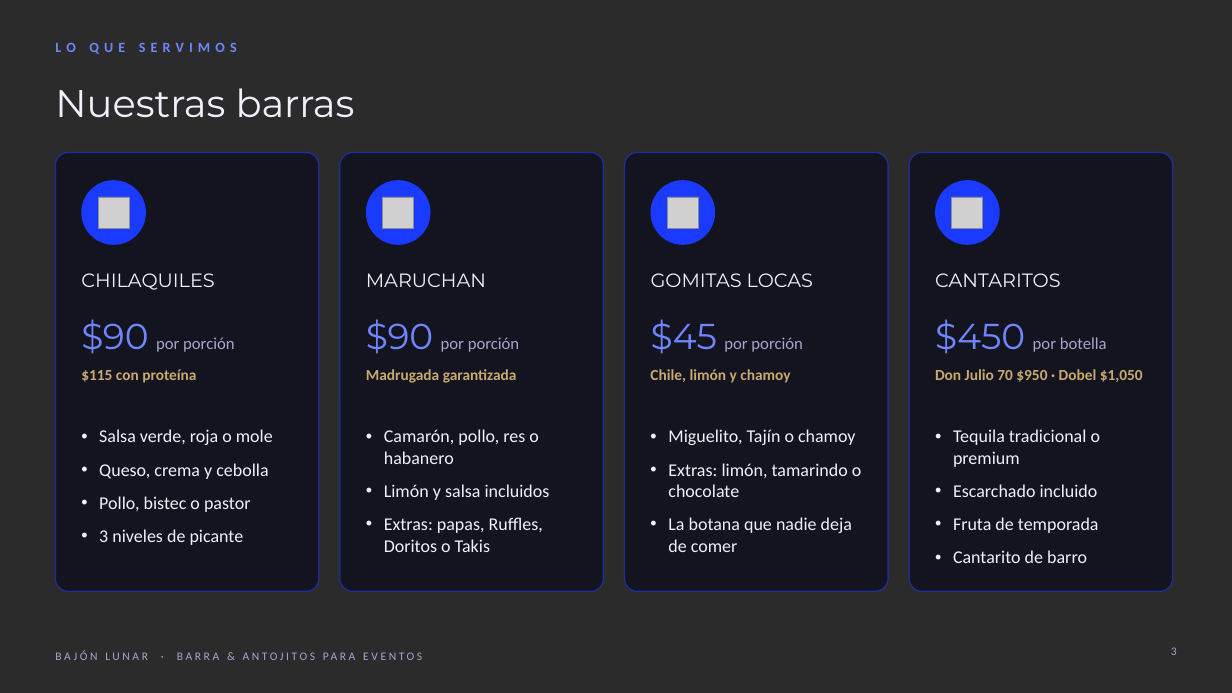
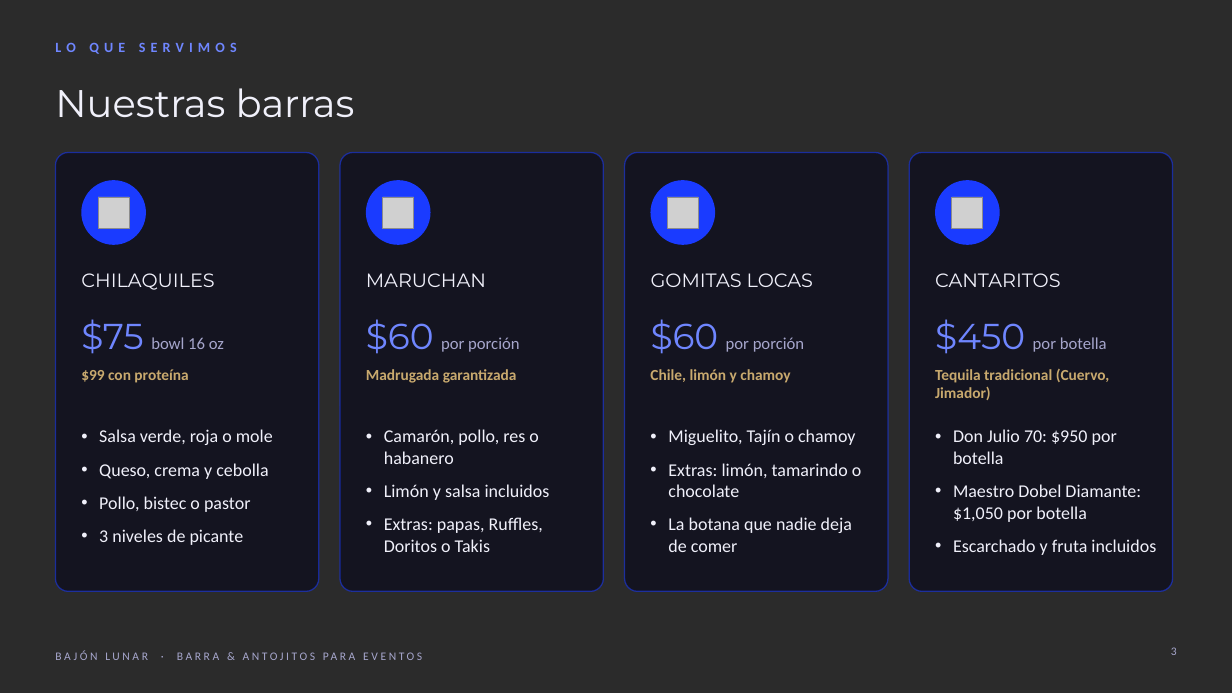
Before and after one commit to ingalejandrofh01-boop/Bajon-Lunar, a slide deck: slide 3 of bajon-lunar-presentacion.pptx. Drawn at 1232x693 pixels with LibreOffice and Linux fonts; fonts in the diff are those of the drawing; grey boxes stand for pictures; background and template pictures are left out; a plain dark background stands for a picture behind light text. Boxes give left, top, right and bottom in pixels: in the first picture for what was removed or moved away, otherwise in the second. Text is boxed around its words. In the diff, an @@ line names an element or a change of style, - is before the commit and + after.

```diff
--- a/bajon-lunar-presentacion.pptx
+++ b/bajon-lunar-presentacion.pptx
@@ text at <box>81,319,224,354</box>: text changed @@
-$90 por porción
+$75 bowl 16 oz
@@ text at <box>366,319,519,354</box>: text changed @@
-$90 por porción
+$60 por porción
@@ text at <box>651,319,804,354</box>: text changed @@
-$45 por porción
+$60 por porción
@@ text at <box>81,369,188,383</box>: text changed @@
-$115 con proteína
+$99 con proteína
@@ text at <box>935,369,1110,400</box>: text changed @@
-Don Julio 70 $950 · Dobel $1,050
+Tequila tradicional (Cuervo, Jimador)
@@ text at <box>953,429,1156,555</box>: text changed @@
-• Tequila tradicional o premium
-• Escarchado incluido
-• Fruta de temporada
-• Cantarito de barro
+• Don Julio 70: $950 por botella
+• Maestro Dobel Diamante: $1,050 por botella
+• Escarchado y fruta incluidos
```
Also in this commit, not shown: 3 other slides changed, 1 slide added, 20 other files.
